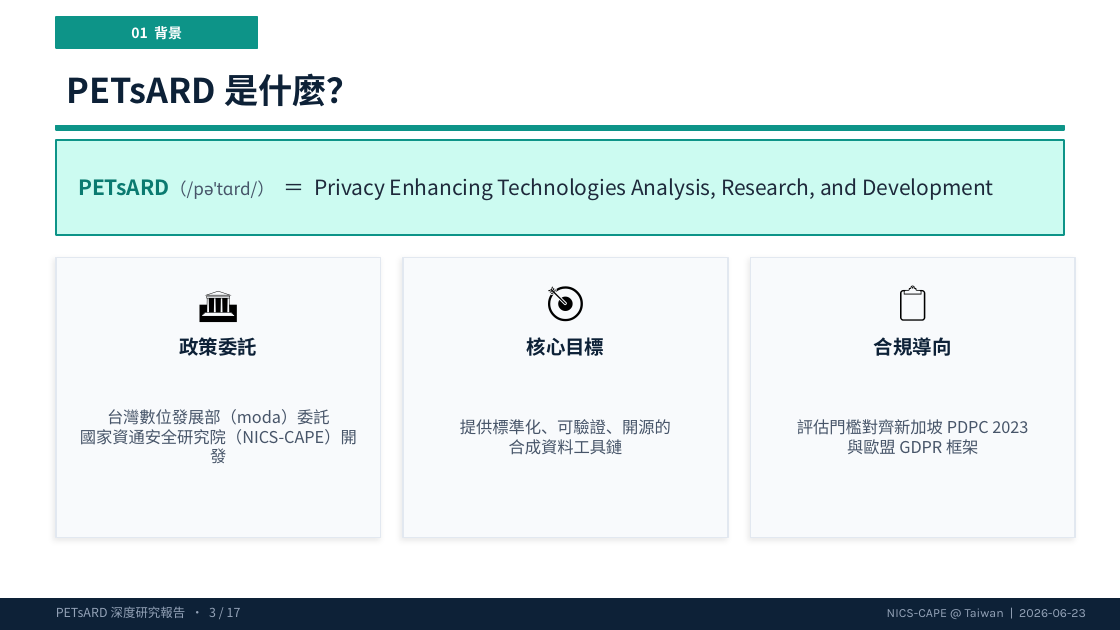
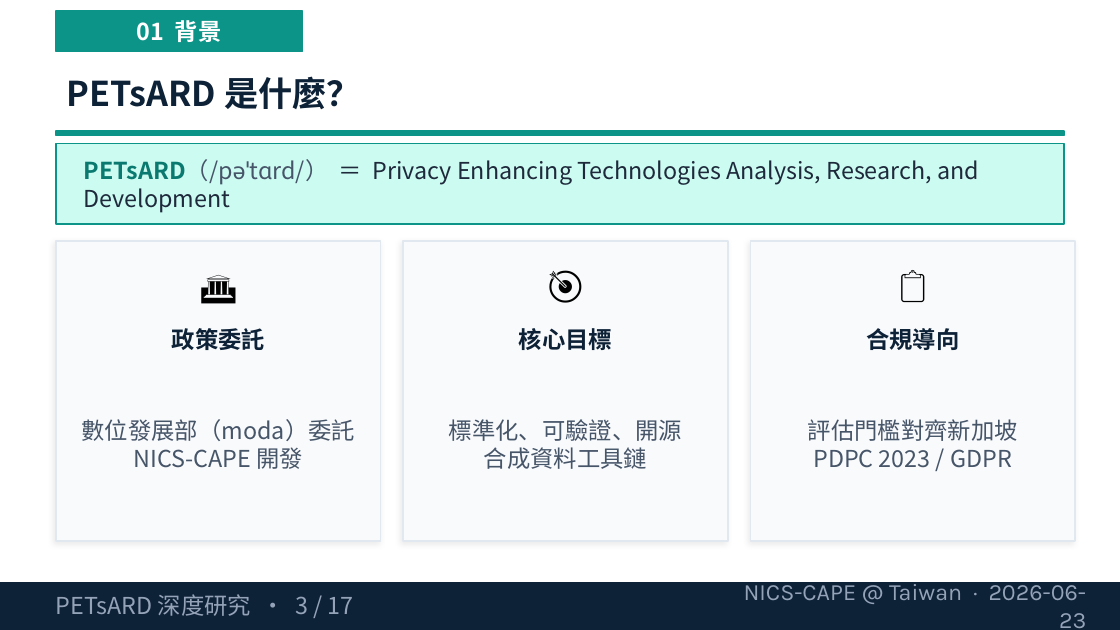
Before and after one commit to wangsc2024/knowledge, a slide deck: slide 3 of public/presentations/petsard-research-20260623.pptx. Drawn at 1120x630 pixels with LibreOffice and Linux fonts; fonts in the diff are those of the drawing. Boxes give left, top, right and bottom in pixels: in the first picture for what was removed or moved away, otherwise in the second. Text is boxed around its words. In the diff, an @@ line names an element or a change of style, - is before the commit and + after.

Commit message:
feat(presentations): 更新 PETsARD 簡報（fontSize ≥ 15 全面合規）

```diff
--- a/public/presentations/petsard-research-20260623.pptx
+++ b/public/presentations/petsard-research-20260623.pptx
@@ text "01 背景" at (137, 20, 222, 42): size 9 to 15 pt @@
@@ rectangle: place and size @@
-rectangle at (56, 17, 258, 48)
+rectangle at (56, 11, 302, 52)
@@ rectangle: place and size @@
-rectangle at (56, 125, 1064, 130)
+rectangle at (56, 131, 1064, 136)
@@ rectangle: place and size @@
-rectangle at (56, 140, 1064, 235)
+rectangle at (56, 143, 1064, 224)
@@ text "PETsARD（/pəˈtɑrd/） ＝ Privacy Enhancing Technologies ..." at (84, 159, 979, 213): size 13.5 to 15 pt in "PETsARD（/pəˈtɑrd/） ＝ Privacy Enhancing Technologies Analysis ..."; size 11 to 15 pt in "PETsARD（/pəˈtɑrd/）" @@
@@ rectangle: place and size @@
-rectangle at (56, 258, 381, 538)
+rectangle at (56, 241, 381, 541)
@@ rectangle: place and size @@
-rectangle at (403, 258, 728, 538)
+rectangle at (403, 241, 728, 541)
@@ rectangle: place and size @@
-rectangle at (750, 258, 1075, 538)
+rectangle at (750, 241, 1075, 541)
@@ 3 texts: place and size @@
-3 texts at (56, 269, 1075, 330)
+3 texts at (56, 252, 1075, 314)
@@ size 24 to 22 pt in 3 elements at (56, 252, 381, 314), (403, 252, 728, 314), (750, 252, 1075, 314) @@
@@ 3 texts: place and size @@
-3 texts at (180, 337, 952, 356)
+3 texts at (172, 328, 959, 350)
@@ size 12.5 to 15 pt in 3 elements at (172, 328, 265, 350), (519, 328, 612, 350), (866, 328, 959, 350) @@
@@ text "標準化、可驗證、開源": place and size @@
-text "標準化、可驗證、開源" at (460, 419, 671, 455)
+text "標準化、可驗證、開源" at (449, 419, 682, 469)
@@ text at (82, 419, 355, 469): text changed; size 10.5 to 15 pt @@
-台灣數位發展部（moda）委託
-國家資通安全研究院（NICS-CAPE）開發
+數位發展部（moda）委託
+NICS-CAPE 開發
@@ text at (449, 419, 682, 441): text changed; size 10.5 to 15 pt @@
-提供標準化、可驗證、開源的
+標準化、可驗證、開源
@@ text at (808, 419, 1018, 468): text changed; size 10.5 to 15 pt @@
-評估門檻對齊新加坡 PDPC 2023
-與歐盟 GDPR 框架
+評估門檻對齊新加坡
+PDPC 2023 / GDPR
@@ text at (484, 447, 647, 469): size 10.5 to 15 pt in "合成資料工具鏈" @@
@@ rectangle: place and size @@
-rectangle at (0, 599, 1120, 630)
+rectangle at (0, 582, 1120, 630)
@@ text at (56, 594, 354, 616): text changed; size 8 to 15 pt @@
-PETsARD 深度研究報告 · 3 / 17
+PETsARD 深度研究 · 3 / 17
@@ text at (744, 579, 1087, 628): text changed; size 8 to 15 pt @@
-NICS-CAPE @ Taiwan | 2026-06-23
+NICS-CAPE @ Taiwan · 2026-06-23
```
Also in this commit, not shown: 16 other slides changed.
